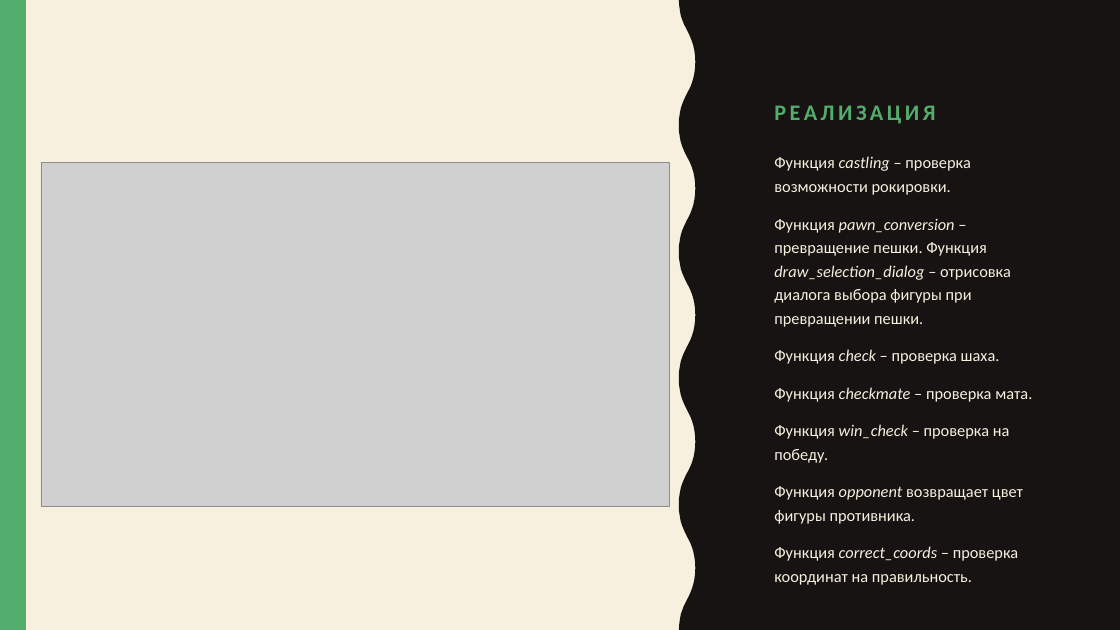
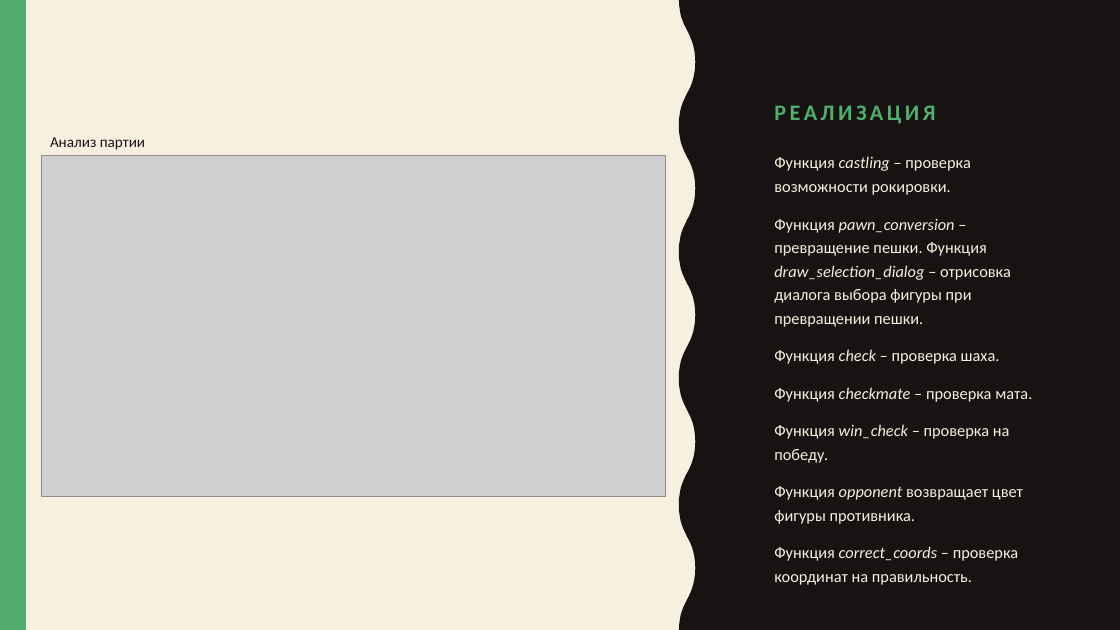
Before and after one commit to Gentlem4n72/Pygame-Chess, a slide deck: slide 5 of Шах и мат.pptx. Drawn at 1120x630 pixels with LibreOffice and Linux fonts; fonts in the diff are those of the drawing; grey boxes stand for pictures. Boxes give left, top, right and bottom in pixels: in the first picture for what was removed or moved away, otherwise in the second. Text is boxed around its words. In the diff, an @@ line names an element or a change of style, - is before the commit and + after.

```diff
--- a/Шах и мат.pptx
+++ b/Шах и мат.pptx
@@ text added at (50, 137, 145, 150), 13 pt, text #171312 @@
+Анализ партии
@@ picture: place and size @@
-picture at (41, 162, 670, 507)
+picture at (42, 155, 665, 497)
```
Also in this commit, not shown: 4 other slides changed, 2 other files.
